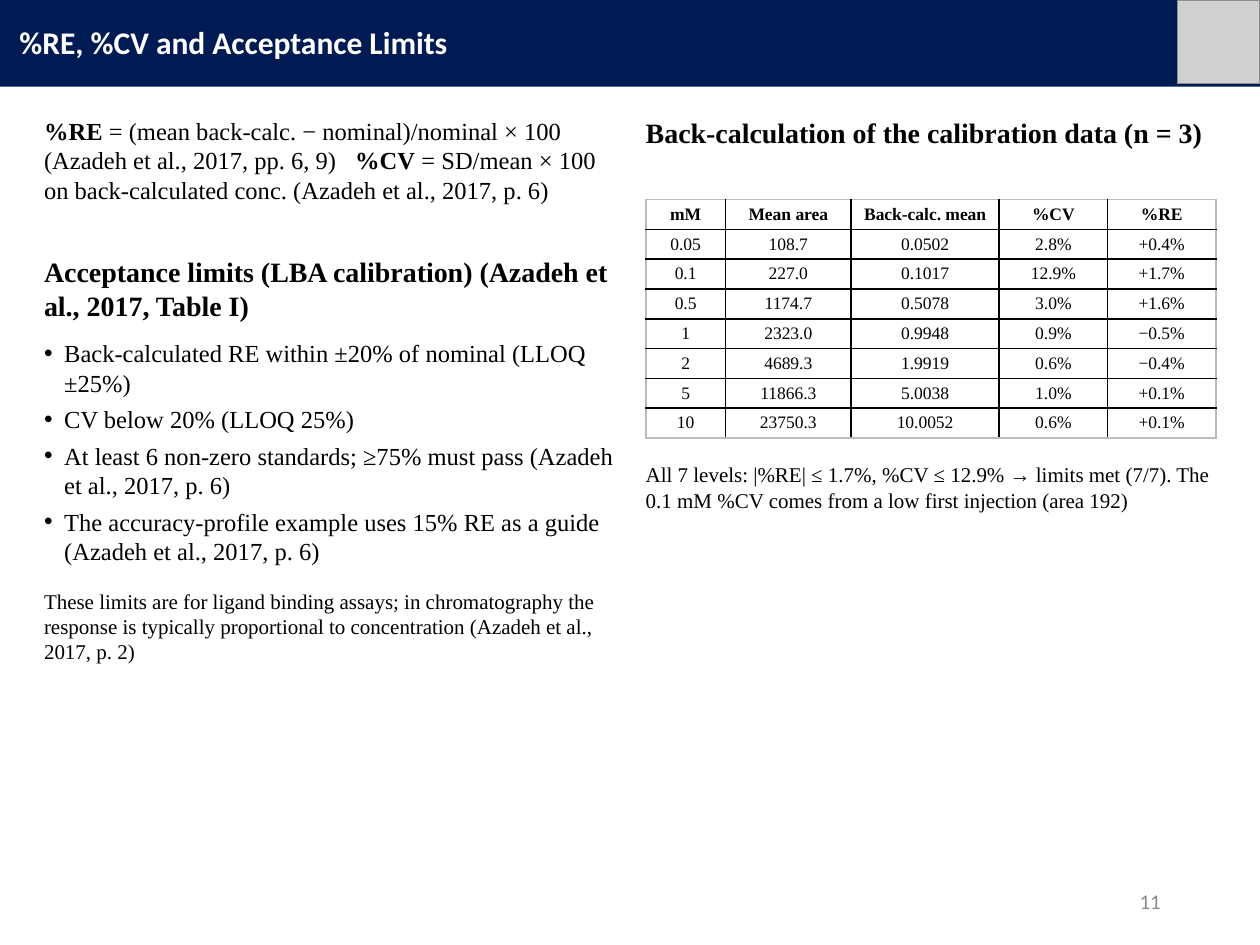
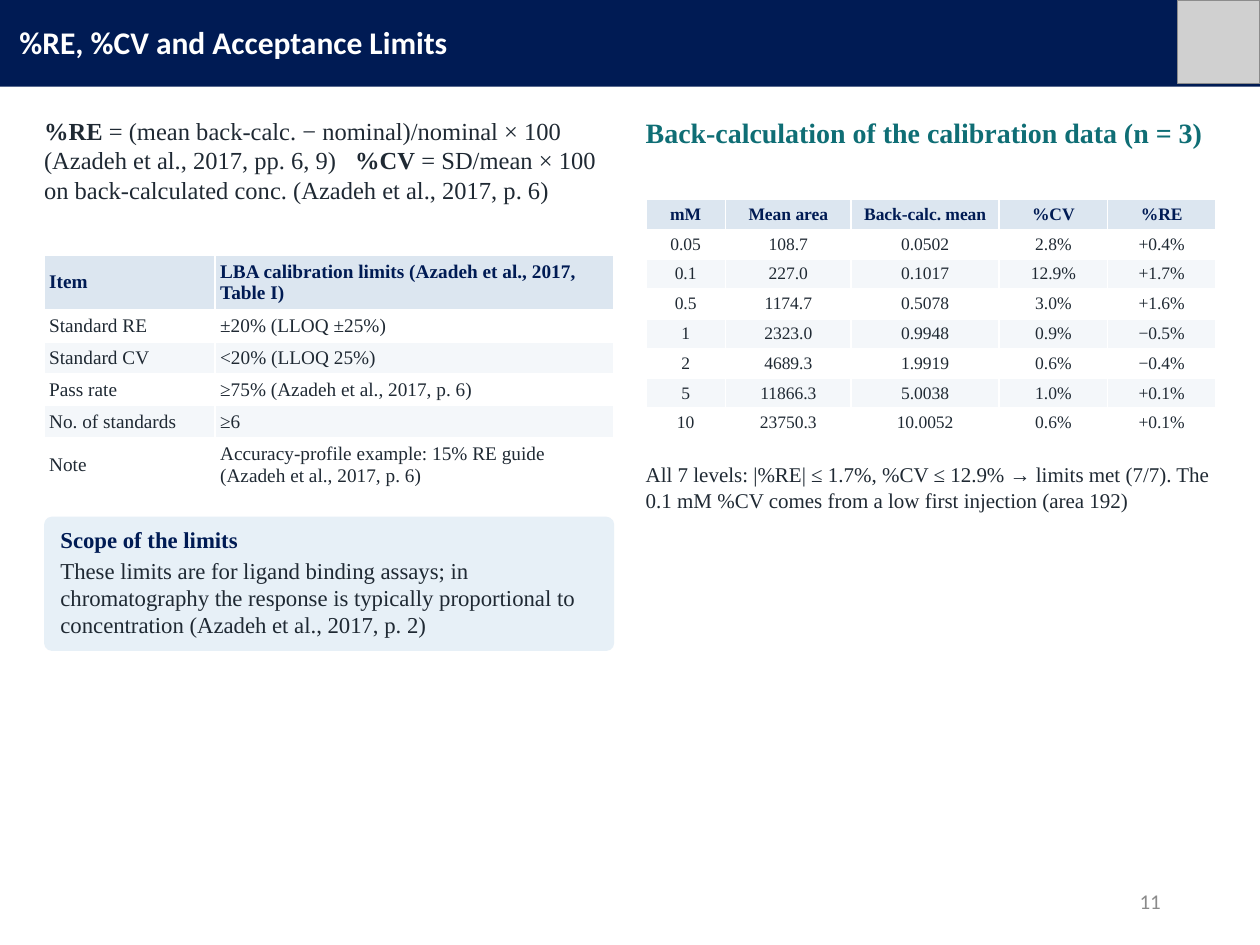
Before and after one commit to mingyu221/office, a slide deck: slide 11 of HPLC_formate_slides_EN.pptx. Drawn at 1260x945 pixels with LibreOffice and Linux fonts; fonts in the diff are those of the drawing; grey boxes stand for pictures. Boxes give left, top, right and bottom in pixels: in the first picture for what was removed or moved away, otherwise in the second. Text is boxed around its words. In the diff, an @@ line names an element or a change of style, - is before the commit and + after.

```diff
--- a/HPLC_formate_slides_EN.pptx
+++ b/HPLC_formate_slides_EN.pptx
@@ text "%RE = (mean back-calc. − ..." at [44, 123, 596, 204]: text colour #000000 to #1F2933 @@
@@ text "Back-calculation of the calibration data ..." at [646, 123, 1202, 149]: text colour #000000 to #0F6E75 @@
@@ table at [645, 199, 1216, 437] @@
@@ fill none to #DCE6F0 in row 1 @@
@@ fill none to #FFFFFF in 20 cells @@
@@ fill none to #F4F7FA in 15 cells @@
@@ text colour #000000 to #001B54 in "mM", "Mean area", "Back-calc. mean", "%CV" and 1 more places @@
@@ text colour #000000 to #1F2933 in "0.05", "108.7", "0.0502", "2.8%" and 31 more places @@
@@ borders changed @@
@@ text removed at [44, 262, 608, 322] @@
-Acceptance limits (LBA calibration) (Azadeh et al., 2017, Table I)
@@ table added at [44, 255, 615, 493], 6 rows, 2 columns @@
+Item | LBA calibration limits (Azadeh et al., 2017, Table I)
+Standard RE | ±20% (LLOQ ±25%)
+Standard CV | <20% (LLOQ 25%)
+Pass rate | ≥75% (Azadeh et al., 2017, p. 6)
+No. of standards | ≥6
+Note | Accuracy-profile example: 15% RE guide (Azadeh et al., 2017, p. 6)
@@ text removed at [64, 344, 613, 566] @@
-• Back-calculated RE within ±20% of nominal (LLOQ ±25%)
-• CV below 20% (LLOQ 25%)
-• At least 6 non-zero standards; ≥75% must pass (Azadeh et al., 2017, p. 6)
-• The accuracy-profile example uses 15% RE as a guide (Azadeh et al., 2017, p. 6)
@@ text "All 7 levels: |%RE| ≤ ..." at [646, 467, 1209, 512]: text colour #000000 to #1F2933 @@
@@ rounded rectangle added at [44, 517, 615, 651], fill #E7F0F7 @@
@@ text at [60, 532, 237, 553]: paragraph added @@
+Scope of the limits
@@ text "Scope of the limits": place and size @@
-text "Scope of the limits" at [44, 594, 594, 664]
+text "Scope of the limits" at [60, 532, 575, 638]
@@ text at [60, 563, 575, 638]: size 12 to 13 pt, text colour #000000 to #1F2933 in "These limits are for ligand binding assays; ..."; less space between paragraphs @@
```
Also in this commit, not shown: 12 other slides changed, 3 other files.
